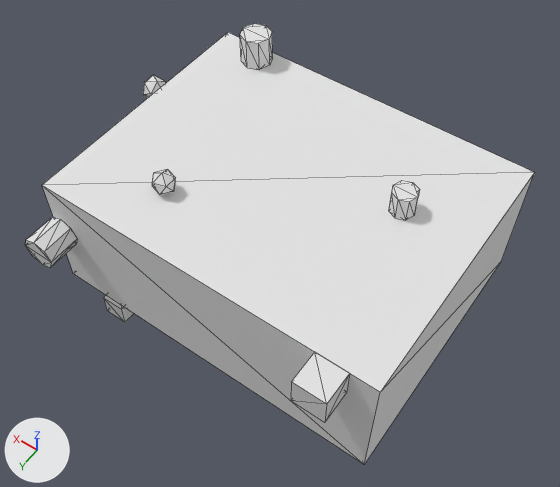
The glTF model public/Objects/object06_low.glb as it was, and as the next commit left it.
One viewpoint serves both versions: a 50 mm camera at (-2.0, 2.91, 4.31) aimed at (0.0, 0.11, -0.09). Arrows for +X, +Y and +Z are at lower left; the lights stay in place. The picture after the commit comes second. Mesh edges are drawn as thin lines. Vertices at exactly the same position are counted once.

Objects in the first picture: 'object06_low'.
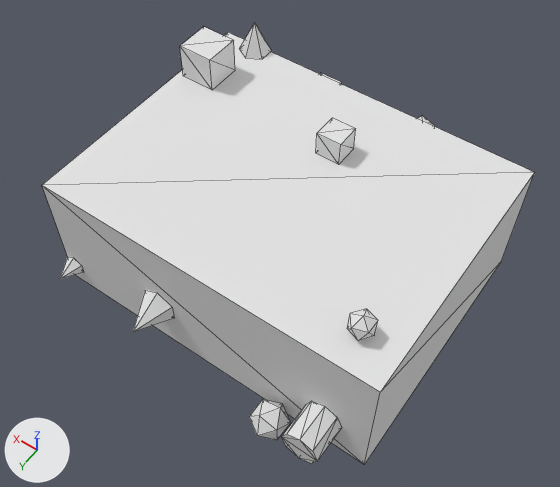
Edits to the bpy script that builds the scene:
```text
Change me_cube_054:
    used by ob_object06_low; location = (0.0, 0.0, 0.0)
    remove me_cube_054.from_pydata(...)  # 104 vertices, 172 faces; spans x -1.3..1.49, y -1.0..1.25, z -0.68..0.74
    add me_cube_054.from_pydata(...)  # 128 vertices, 204 faces; spans x -1.3..1.3, y -1.28..1.28, z -0.73..0.78
    me_cube_054 part 1: the loose piece of 16 vertices spanning x 1.09..1.34, y 1.0..1.25, z -0.05..0.2 is moved by (-2.19, 0.01, -0.27)
    me_cube_054 part 2: the loose piece of 12 vertices spanning x 0.52..0.68, y 0.49..0.64, z 0.5..0.68 is turned -90 degrees about the x axis through its middle and scaled by 1.55, then moved by (-1.25, 0.57, -0.99)
    me_cube_054 part 3: the loose piece of 8 vertices spanning x -1.1..-0.87, y 1.0..1.23, z 0.28..0.51 is turned 90 degrees about the x axis through its middle and scaled by 1.21, then moved by (2.1, -1.64, 0.25)
    me_cube_054 part 4: a new loose piece, a 6-sided cone pointing to +z spanning x 0.88..1.1, y -1.08..-0.82, z 0.5..0.75, in mat_mat_object06_low (white #e5e5e5)
    me_cube_054 part 5: a new loose piece, a box spanning x 0.35..0.54, y -1.19..-1.0, z 0.14..0.33, in mat_mat_object06_low (white #e5e5e5)
    me_cube_054 part 6: the loose piece of 12 vertices spanning x 1.3..1.49, y -0.3..-0.14, z 0.34..0.51 is turned -90 degrees about the y axis through its middle and scaled by 0.961, then moved by (-2.42, 0.96, 0.17)
    me_cube_054 part 7: the loose piece of 8 vertices spanning x 1.3..1.47, y 0.08..0.25, z -0.08..0.09 is turned -90 degrees about the y axis through its middle and scaled by 1.12, then moved by (-1.49, -0.56, 0.59)
    me_cube_054 part 8: the loose piece of 16 vertices spanning x -0.83..-0.65, y -0.29..-0.11, z 0.5..0.68 is turned 90 degrees about the x axis through its middle and scaled by 1.54, then moved by (0.48, -0.94, -0.81)
    me_cube_054 part 9: a new loose piece, a 6-sided cone pointing to +y spanning x 0.25..0.49, y 1.0..1.27, z -0.24..0.04, in mat_mat_object06_low (white #e5e5e5)
    me_cube_054 part 10: a new loose piece, a 6-sided cone pointing to +y spanning x 1.15..1.29, y 1.0..1.16, z -0.4..-0.24, in mat_mat_object06_low (white #e5e5e5)
    me_cube_054 part 11: a new loose piece, an icosphere of 20 faces spanning x -0.51..-0.3, y -1.23..-1.0, z 0.19..0.39, in mat_mat_object06_low (white #e5e5e5)
    me_cube_054 part 12: the loose piece of 16 vertices spanning x 0.79..1.03, y -0.98..-0.74, z 0.5..0.74 is deleted
    me_cube_054 part 13: the loose piece of 8 vertices spanning x 0.78..0.96, y 0.85..1.03, z -0.68..-0.5 is deleted
    other edits to the shape of me_cube_054 do not show in these pictures
```

Pixel boxes (x1, y1, x2, y2) of what changed, in the pictures (560 x 487 px; the box of a moved part takes in the faces that stretch with it):
'object06_low', reshaped
    before: (25, 24, 534, 465)
    after: (42, 23, 534, 465)
part 1 of me_cube_054, moved or reshaped
    before: (25, 217, 77, 267)
    after: (282, 401, 342, 464)
part 2 of me_cube_054, moved or reshaped
    before: (152, 169, 176, 195)
    after: (249, 399, 291, 440)
part 3 of me_cube_054, moved or reshaped
    before: (291, 352, 349, 423)
    after: (180, 27, 235, 90)
part 4 of me_cube_054, added
    after: (239, 23, 272, 59)
part 5 of me_cube_054, added (mostly hidden)
    after: (320, 73, 342, 84)
part 6 of me_cube_054, moved or reshaped
    before: (143, 75, 165, 97)
    after: (347, 309, 378, 341)
part 7 of me_cube_054, moved or reshaped (not visible before)
    after: (316, 118, 356, 165)
part 8 of me_cube_054, moved or reshaped (not visible afterwards)
    before: (389, 181, 420, 220)
part 9 of me_cube_054, added
    after: (133, 290, 174, 332)
part 10 of me_cube_054, added
    after: (60, 257, 84, 279)
part 11 of me_cube_054, added (mostly hidden)
    after: (417, 116, 435, 127)
part 12 of me_cube_054, deleted
    before: (240, 24, 273, 70)
part 13 of me_cube_054, deleted
    before: (103, 295, 134, 322)
